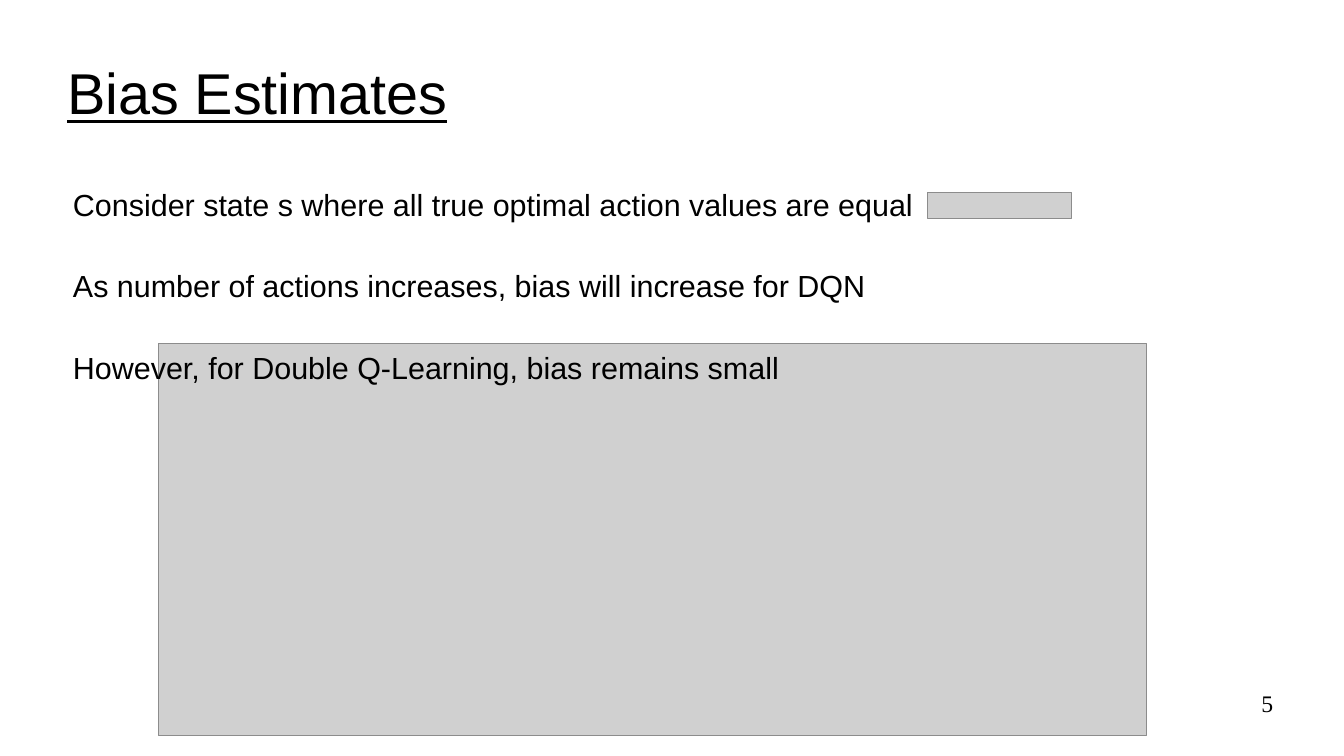
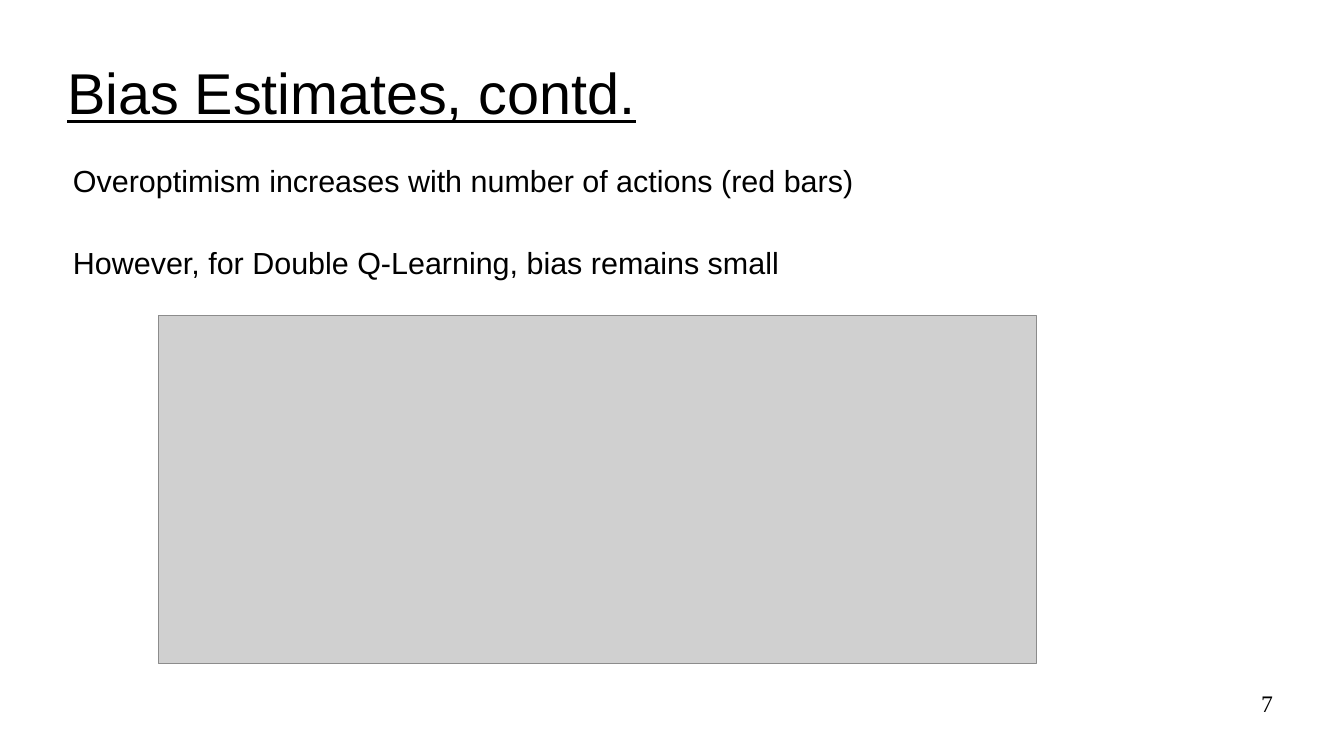
Before and after one commit to UVADS/reinforcement_learning, a slide deck: slide 7 of 06_deep_q_networks_extensions/dqn_extensions.ppt (slide 5 before the commit). Drawn at 1344x756 pixels with LibreOffice and Linux fonts; fonts in the diff are those of the drawing; grey boxes stand for pictures. Boxes give left, top, right and bottom in pixels: in the first picture for what was removed or moved away, otherwise in the second. Text is boxed around its words. In the diff, an @@ line names an element or a change of style, - is before the commit and + after.

```diff
--- a/06_deep_q_networks_extensions/dqn_extensions.ppt
+++ b/06_deep_q_networks_extensions/dqn_extensions.ppt
@@ title at box(67, 72, 635, 123): text changed @@
-Bias Estimates
+Bias Estimates, contd.
@@ text "Overoptimism increases with number of ...": place and size @@
-text "Overoptimism increases with number of ..." at box(73, 194, 913, 385)
+text "Overoptimism increases with number of ..." at box(73, 170, 853, 280)
@@ text at box(73, 170, 853, 198): text changed @@
-Consider state s where all true optimal action values are equal
-As number of actions increases, bias will increase for DQN
+Overoptimism increases with number of actions (red bars)
@@ picture removed at box(928, 193, 1072, 218) @@
@@ picture: place and size @@
-picture at box(159, 344, 1148, 737)
+picture at box(159, 316, 1037, 665)
@@ page number at box(1261, 696, 1273, 712): text changed @@
-5
+7
```
Also in this commit, not shown: 2 other slides changed, 4 slides added, 1 slide removed, 2 other files.
